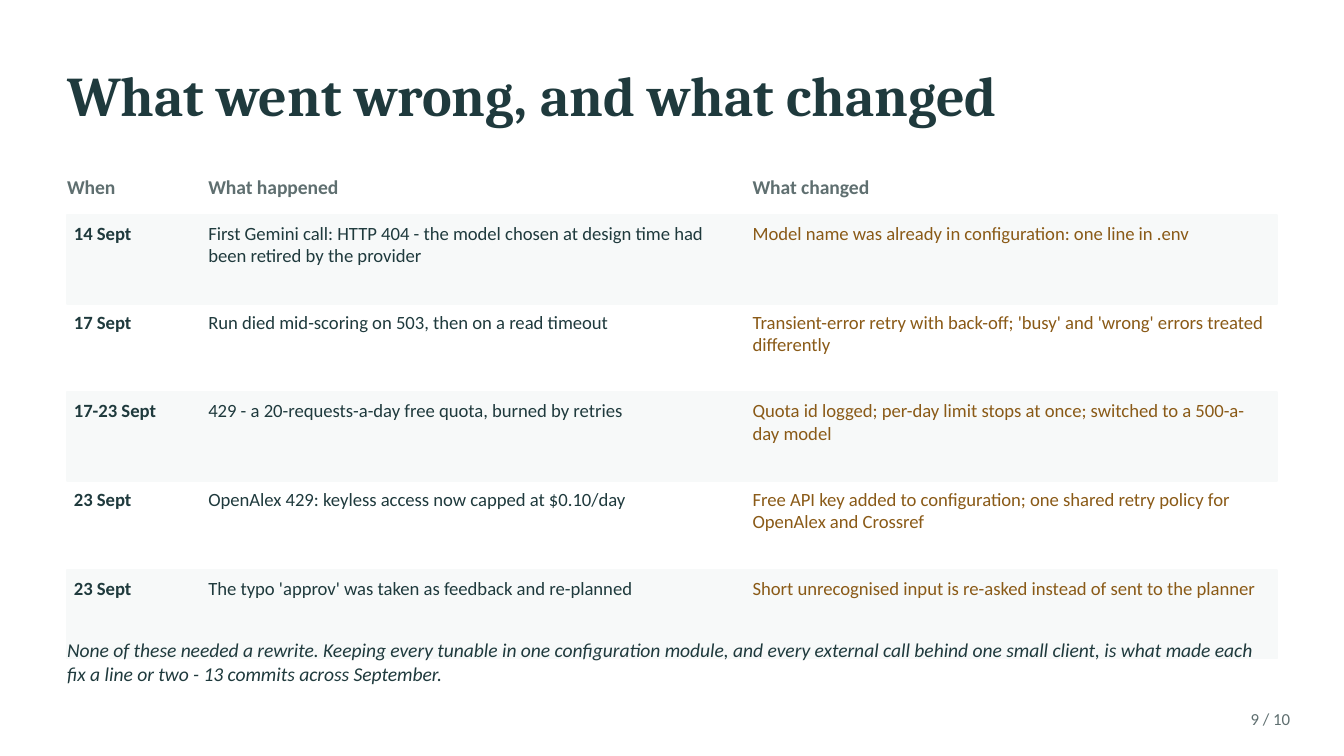
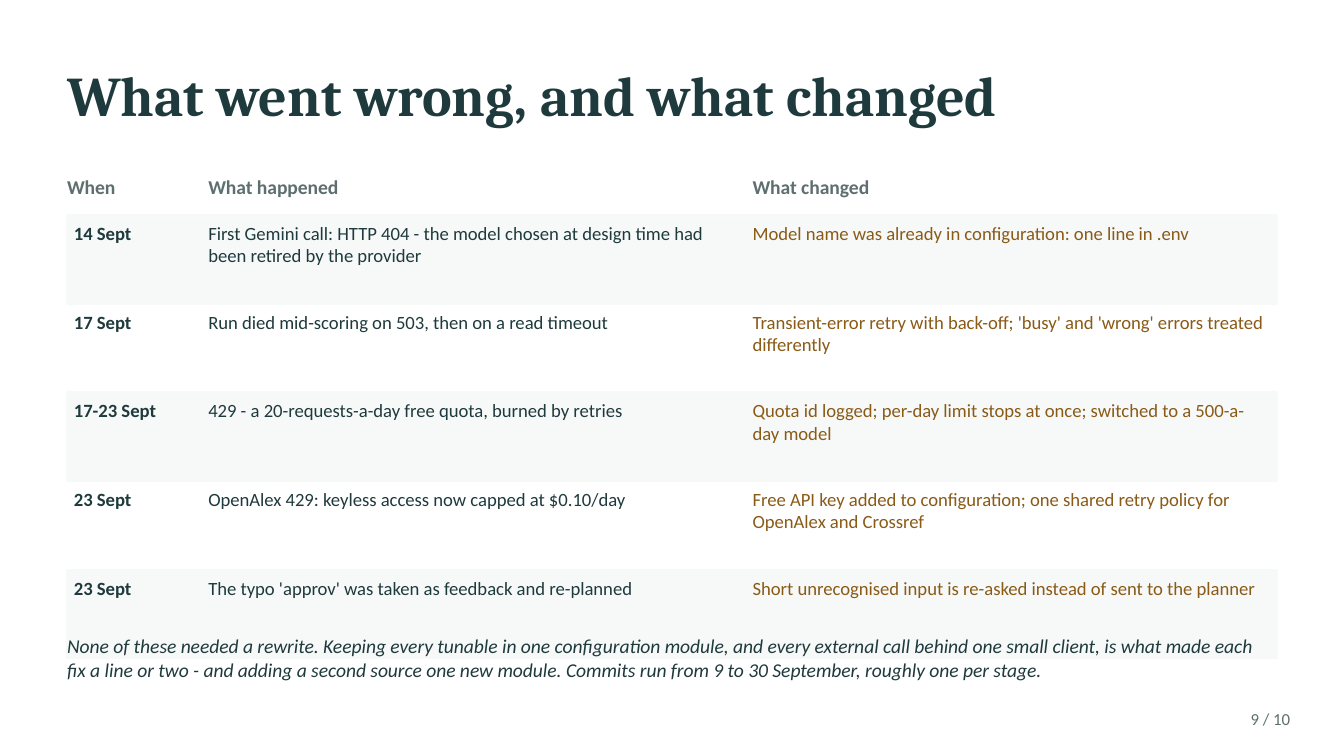
Before and after one commit to sergio88mi/research-agent, a slide deck: slide 9 of presentation/Research_Agent_Presentation.pptx. Drawn at 1344x756 pixels with LibreOffice and Linux fonts; fonts in the diff are those of the drawing. Boxes give left, top, right and bottom in pixels: in the first picture for what was removed or moved away, otherwise in the second. Text is boxed around its words. In the diff, an @@ line names an element or a change of style, - is before the commit and + after.

Commit message:
Presentation at 15 minutes covering Stage 7 and the feedback; pytest output at 68 tests

```diff
--- a/presentation/Research_Agent_Presentation.pptx
+++ b/presentation/Research_Agent_Presentation.pptx
@@ text at (67,639,1252,681): text changed @@
-None of these needed a rewrite. Keeping every tunable in one configuration module, and every external call behind one small client, is what made each fix a line or two - 13 commits across September.
+None of these needed a rewrite. Keeping every tunable in one configuration module, and every external call behind one small client, is what made each fix a line or two - and adding a second source one new module. Commits run from 9 to 30 September, roughly one per stage.
```
Also in this commit, not shown: 7 other slides changed, 2 other files.
